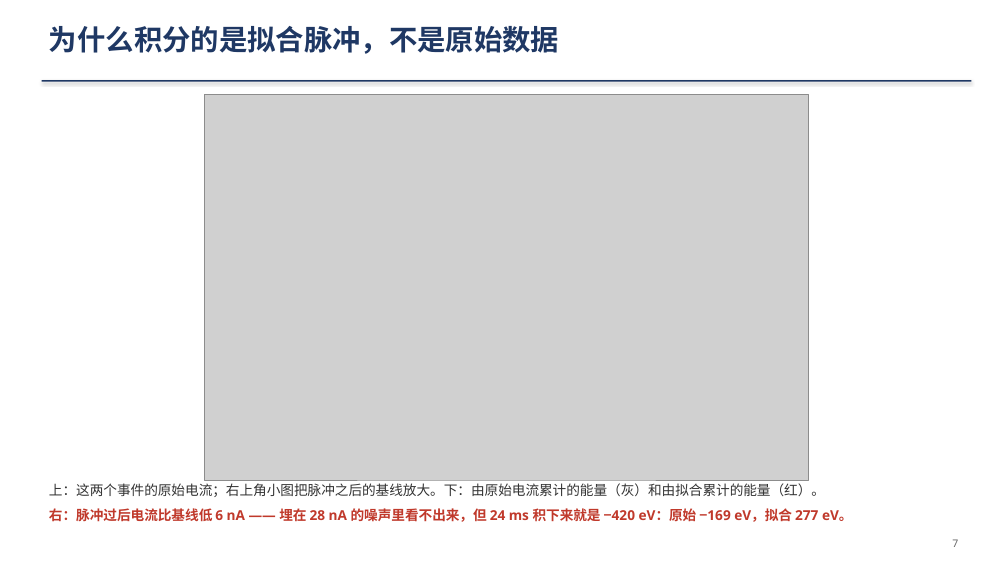
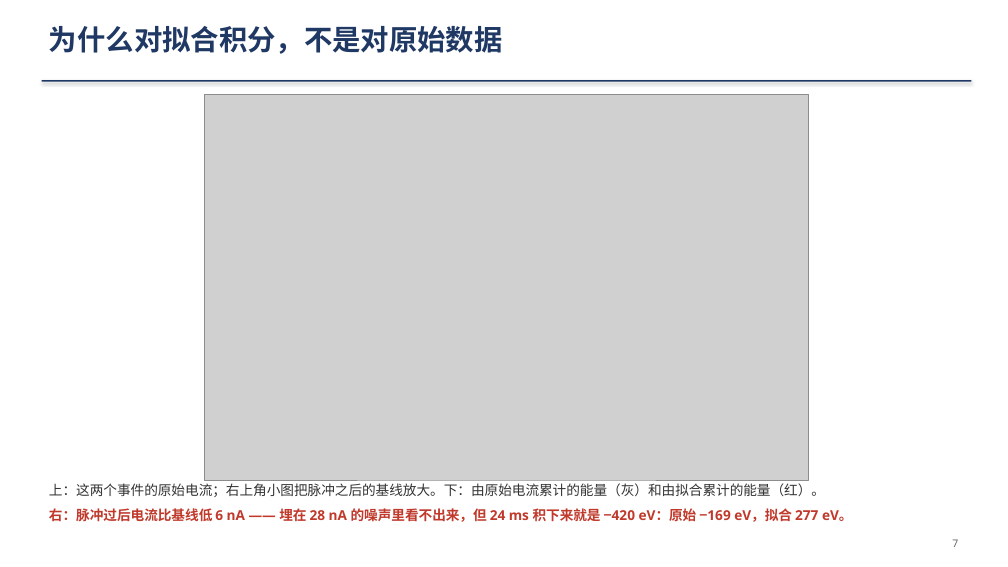
Before and after one commit to ZhihengLi0/urop, a slide deck: slide 7 of snolab/collection_efficiency/presentation/SNOLAB_R4_collection_efficiency_20260910_zh.pptx. Drawn at 1008x567 pixels with LibreOffice and Linux fonts; fonts in the diff are those of the drawing; grey boxes stand for pictures. Boxes give left, top, right and bottom in pixels: in the first picture for what was removed or moved away, otherwise in the second. Text is boxed around its words. In the diff, an @@ line names an element or a change of style, - is before the commit and + after.

```diff
--- a/snolab/collection_efficiency/presentation/SNOLAB_R4_collection_efficiency_20260910_zh.pptx
+++ b/snolab/collection_efficiency/presentation/SNOLAB_R4_collection_efficiency_20260910_zh.pptx
@@ text at (49, 26, 503, 54): text changed @@
-为什么积分的是拟合脉冲，不是原始数据
+为什么对拟合积分，不是对原始数据
```
Also in this commit, not shown: 3 other slides changed, 18 other files.
